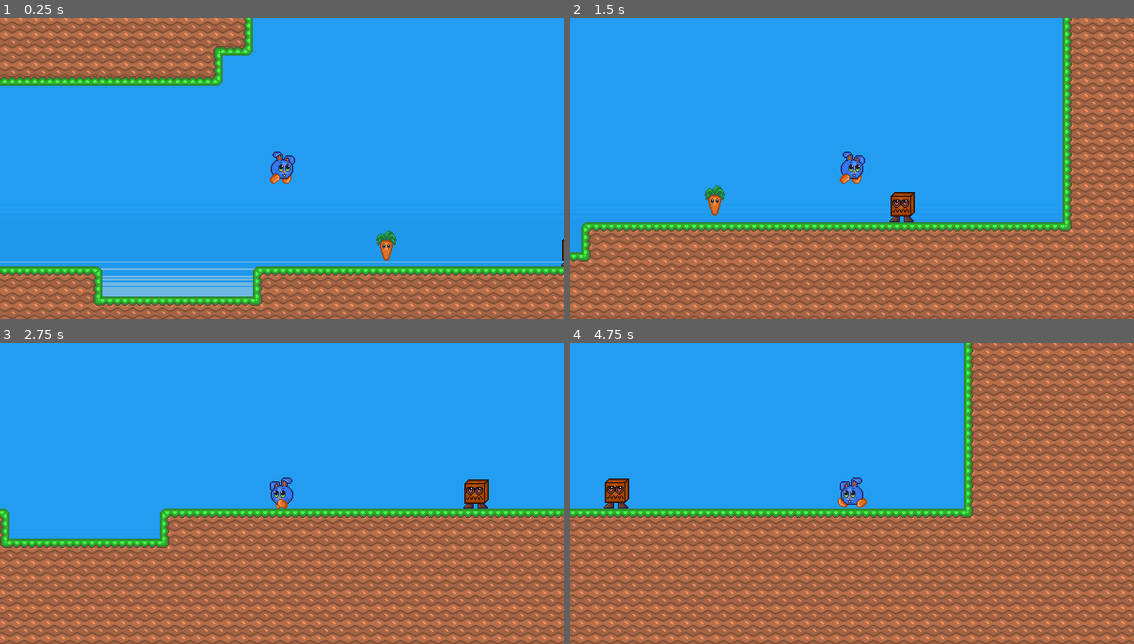
Above: before the commit, frames 1-4 (two rows, left to right).
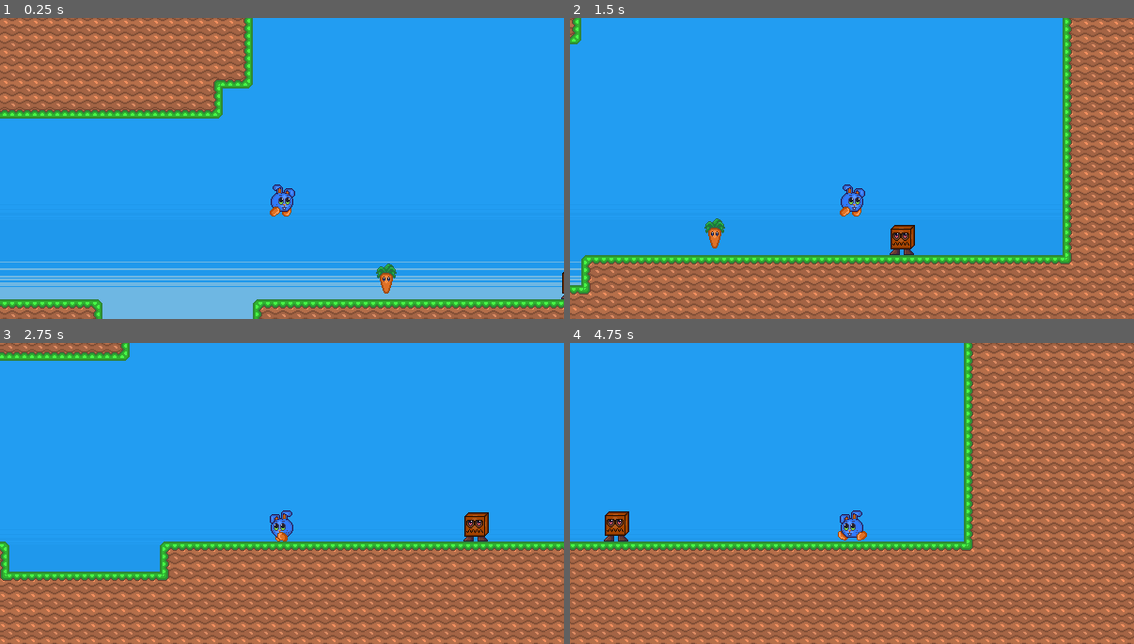
Above: after the commit, the same moments.

Repository: jimmycalhado/Moneko
Game: Godot game, scene res://Scene/fases/test.tscn
Two runs of this game, one before a commit and one after it. Both use one fixed random seed, a clock stepped at 60 frames per second and the inputs below. The project has no main scene, so this scene is started directly.
Inputs:
- Up to frame 1 (0.25 s): no input
- Up to frame 2 (1.5 s): hold Right (ui_right) from 0.53 s (still down); tap Space (pulo) at 0.77 s
- Up to frame 3 (2.75 s): tap Space (pulo) at 1.52 s; release Right (ui_right) at 2.03 s; hold Left (ui_left) from 2.03 s (still down)
- Up to frame 4 (4.75 s): release Left (ui_left) at 2.78 s; hold Right (ui_right) 2.78-4.28 s; tap Space (pulo) at 3.02, 3.77, 4.52 s; hold Left (ui_left) from 4.28 s (still down)

The runs differ from the first frame. In frame 1, 25% of the frame differs, in the area x 0-100%, y 0-100%; in frame 2, 28%; in frame 3, 30%; in frame 4, 36%.

Commit message:
Update test.tscn

Diff:
--- a/Scene/fases/test.tscn
+++ b/Scene/fases/test.tscn
@@ -173,10 +173,13 @@
 position = Vector2(95, 55)
 
 [node name="RemoteTransform2D" type="RemoteTransform2D" parent="Moneko"]
+position = Vector2(0, -35)
 remote_path = NodePath("../../Camera2D")
 
 [node name="Camera2D" type="Camera2D" parent="."]
-position = Vector2(95, 55)
+position = Vector2(95, 20)
+limit_left = -300
+editor_draw_limits = true
 
 [node name="Caenha" parent="." instance=ExtResource("2_6yxws")]
 position = Vector2(405, 160)
